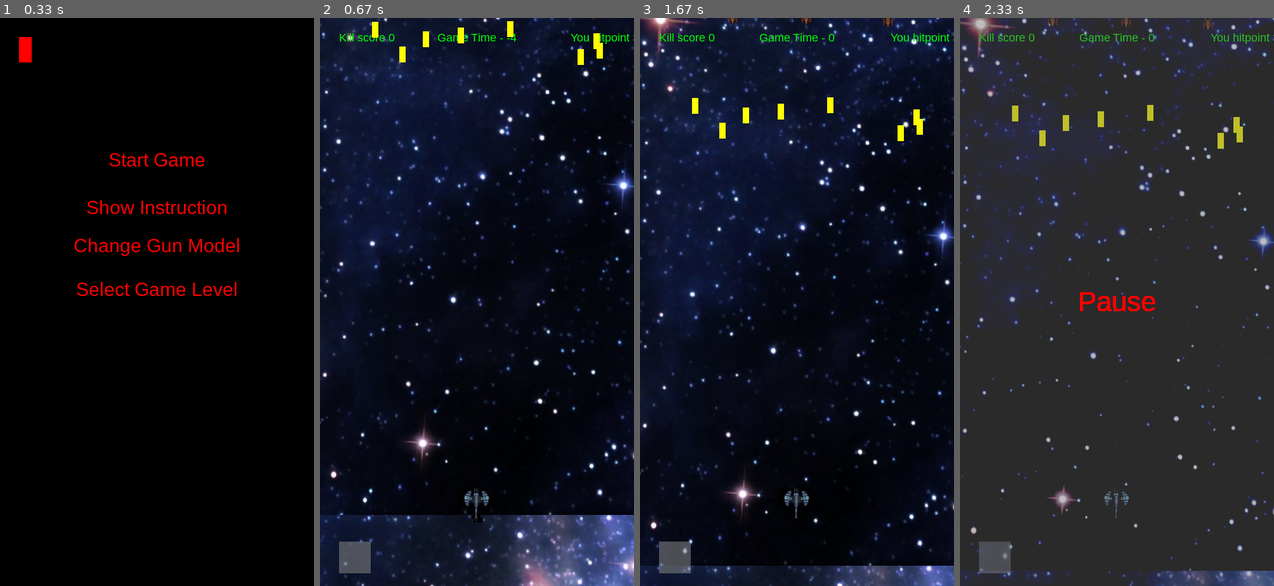
Above: before the commit, frames 1-4 (left to right).
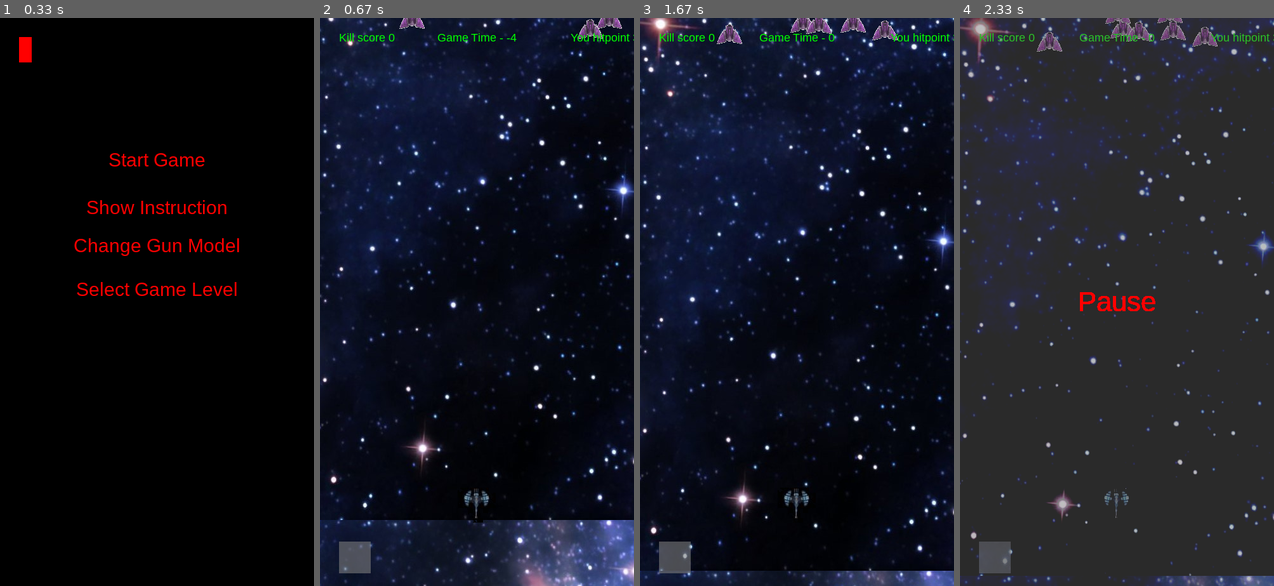
Above: after the commit, the same moments.

Repository: IlyaBulatau/shooter-pygame
Game: pygame game, started from main.py
Same seed, same stepped clock (60 frames per second), same inputs: the game is played once before the commit and once after it.
Inputs (mouse positions are in pixels of both pictures, inside the frame that each line leads up to):
- Up to frame 1 (0.33 s): no input
- Up to frame 2 (0.67 s): click "Start Game" at 0.38 s
- Up to frame 3 (1.67 s): click (674, 557) at 0.72 s; click "Select Game Level" at 1.05 s; click "Start Game" at 1.38 s
- Up to frame 4 (2.33 s): tap Q at 1.67 s; hold Right from 2 s (still down); tap Space at 2.07 s

Frame 1 is identical in both runs. In frame 2, 9.0% of the frame differs, in the area x 0-100%, y 0-100%; in frame 3, 9.4%; in frame 4, 7.6%.

Commit message:
refactoring

Diff:
--- a/constant.py
+++ b/constant.py
@@ -6,3 +6,4 @@
 BASE_DIR = pathlib.Path(__file__).parent
 path_to_image = BASE_DIR.joinpath('image')
 path_to_textfile_model_gan = pathlib.Path(__file__).parent.resolve().joinpath('model.txt')
+model_gun = ('gun.jpg', 'snake.png', 'gun2.jpg', 'gun3.png')
--- a/gan.py
+++ b/gan.py
@@ -3,6 +3,9 @@
 from constant import *
 
 class Shell(pygame.sprite.Sprite):
+    '''
+    Класс патрона пушки
+    '''
 
     def __init__(self, pos_x, pos_y):
         super().__init__()
@@ -18,6 +21,9 @@
             self.kill()
 
 class Gan(pygame.sprite.Sprite):
+    '''
+    Класс пушки
+    '''
 
     def __init__(self):
         super().__init__()
@@ -45,27 +51,8 @@
         shell = Shell(self.rect.centerx, self.rect.bottom)
         shell_sprite.add(shell)
 
-    def first_model(self):
+    def choice_model(self, num):
         '''
-        Выбирает название файла для смены пушки
+        Выбирает название файла для смены пушки 1
         '''
-
-        self.image = pygame.image.load(path_to_image.joinpath('gun.jpg'))
-
-    def second_model(self):
-        '''
-        Выбирает название файла для смены пушки
-        '''
-        self.image = pygame.image.load(path_to_image.joinpath('snake.png'))
-
-    def third_model(self):
-        '''
-        Выбирает название файла для смены пушки
-        '''
-        self.image = pygame.image.load(path_to_image.joinpath('gun2.jpg'))
-
-    def fourth_model(self):
-        '''
-        Выбирает название файла для смены пушки
-        '''
-        self.image = pygame.image.load(path_to_image.joinpath('gun3.png'))
+        self.image = pygame.image.load(path_to_image.joinpath(model_gun[num]))
--- a/main.py
+++ b/main.py
@@ -7,12 +7,12 @@
 from gan import Gan, Shell
 from mob import Mob
 from menu import Menu
+from pharmacy import Pharma
 
 #TODO
 # - первый уровень обычная игра
 # - второй меньше мобов, добавить мобов которые могут стрелять добавить аптечку
 #TODO - рендеринг
-
 
 pygame.init()
 class Manager:
@@ -33,31 +33,59 @@
         self.game_state = 'main' # состояние игры
         self.timer = pygame.time.get_ticks() # таймер отслеживания времени для увеличения скорости мобов
         self.font = pygame.font.SysFont('arial', 18)
-        self.level = 2
-
-
-    def show_menu_exit_button(self):
-        '''
-        Отображает кнопку для выхода в главное меню из игры
-        '''
-        surf = pygame.Surface((50, 50))
-        surf.fill((127, 127, 127))
-        surf.set_alpha(150)
-        rect = surf.get_rect()
-        rect.bottomleft = 30, H - 20
-        self.window.blit(surf, rect)
-        return rect
-
-    def up_speed_mobs(self, x, y):
-        '''
-        Увеличивает скорость мобов в пределах от х до у
-        '''
-        for mob in mobs_sprite:
-            mob.speed = random.randint(x, y)
+        self.level = 1
+
+    def game_controller(self):
+        '''
+        Высывает функции осуществляющие контроль за процессом игры:
+        - столкновение
+        - нажатие клавиш
+        - нажатие мыши
+        '''
+        self.game_loop()
+        self.checkout_kill_mobs()
+        self.collision_check_mobs_with_gun(mobs_sprite, gan)
+
+    def window_init(self):
+        '''
+        Функция рисует и передвигает все обьекты во время игры когда game_state = run
+        '''
+        self.new_image_for_mobs()
+        self.bg_run()
+        self.window.blit(self.image, self.rect)
+        self.window.blit(self.img2, self.rect2)
+        gan_sprite.draw(self.window)
+        mobs_sprite.draw(self.window)
+        shell_sprite.draw(self.window)
+        self.show_game_item()
+
+    def show_game_item(self):
+        '''
+        Вызывает функции отображающие текстовые обьекты игры
+        '''
+        self.show_menu_exit_button()
+        self.show_score()
+        self.show_hitpoint()
+        self.show_timer()
+
+    def update_sprite(self):
+        '''
+        Обновляет спрайты игры
+        '''
+        gan_sprite.update()
+        mobs_sprite.update()
+        shell_sprite.update()
+
+    def window_update(self):
+        '''
+        Обновляет все обьекты игры
+        '''
+        pygame.display.update()
+        self.clock.tick(FPS)
 
     def game_timer(self):
         '''
-        Функция увеличивает скорость мобов со временем игры
+        Функция таймер засекает время иргы и увеличивает скорость мобов со временем игры
         '''
         self.timer += 1
         if 500 < self.timer < 900:
@@ -73,13 +101,16 @@
         return self.timer
 
     def show_timer(self):
+        '''
+        Функция отображает таймер
+        '''
         font = self.font
         text = font.render(f'Game Time - {round(self.timer//30-4)}', 1, (0, 255, 0))
         rect = text.get_rect()
         rect.center = W//2, 30
         self.window.blit(text, rect)
 
-    def game_cycle(self):
+    def game_loop(self):
         '''
         цикл отслеживающий события
         '''
@@ -129,17 +160,83 @@
         '''
         Отвечает за выбор модели пушки при нажатии мышкой по ней
         '''
-        if menu.change_model()[0].collidepoint(event.pos) and self.game_state == 'change-model':
-            gan.first_model()
-
-        elif menu.change_model()[1].collidepoint(event.pos) and self.game_state == 'change-model':
-            gan.second_model()
-
-        elif menu.change_model()[2].collidepoint(event.pos) and self.game_state == 'change-model':
-            gan.third_model()
-
-        elif menu.change_model()[3].collidepoint(event.pos) and self.game_state == 'change-model':
-            gan.fourth_model()
+        for i in range(4):
+            if menu.change_model()[i].collidepoint(event.pos) and self.game_state == 'change-model':
+                gan.choice_model(i)
+
+    def new_game(self):
+        '''
+        Функция обновляет все характеристики для новой игры(скорость мобов, их появления, HP, счетчик киллов, и время)
+        '''
+        self.game_state = 'main' # статус игры изменяется для отправки на главное меню
+        self.score = 0 # счет становиться 0
+        self.hitpoint = 3 # обновляется ХП
+        self.timer = 120 # обнуляеться таймер
+        for mob in mobs_sprite: # обновляется позиция мобов
+            mob.rect.topleft = (random.randint(0, W - 40),
+                                 random.randint(-120, -60))
+        self.up_speed_mobs(9, 12) # при запуске новой игры если отсались мобы с прошлой их скорость скидывается
+
+    def collision_check_mobs_with_gun(self, mobs_sprite, gan):
+        '''
+        Отслеживает столкновение мобов с пушкой
+        '''
+        hits = pygame.sprite.spritecollide(gan, mobs_sprite, True)
+        for hit in hits:
+            self.hitpoint -= 1
+            if self.hitpoint < 1:
+                self.game_state = 'stop'
+            mob = Mob()
+            mobs_sprite.add(mob)
+
+    def checkout_kill_mobs(self):
+        '''
+        Отслеживает убийства мобов
+        '''
+        hits = pygame.sprite.groupcollide(mobs_sprite, shell_sprite, True, True)
+        for hit in hits:
+            self.score += 1
+            m = Mob()
+            mobs_sprite.add(m)
+        return self.score
+
+    def bg_run(self):
+        '''
+        Передвижение фона
+        '''
+        self.rect.bottom += 8
+        self.rect2.bottom += 8
+        if self.rect.top > H:
+            self.rect.center = W//2, 0 - H//2
+        if self.rect2.top > H:
+             self.rect2.center = W//2, 0 - H//2
+
+    def new_image_for_mobs(self):
+        '''
+        Меняет картинку мобов
+        '''
+        for mob in mobs_sprite:
+            mob.image = pygame.image.load(path_to_image.joinpath('ship.png'))
+            mob.image.set_colorkey((255, 255, 255))
+
+    def up_speed_mobs(self, x, y):
+        '''
+        Меняет скорость мобов в пределах от х до у
+        '''
+        for mob in mobs_sprite:
+            mob.speed = random.randint(x, y)
+
+    def show_menu_exit_button(self):
+        '''
+        Отображает кнопку для выхода в главное меню из игры
+        '''
+        surf = pygame.Surface((50, 50))
+        surf.fill((127, 127, 127))
+        surf.set_alpha(150)
+        rect = surf.get_rect()
+        rect.bottomleft = 30, H - 20
+        self.window.blit(surf, rect)
+        return rect
 
     def game_pause(self):
         '''
@@ -156,197 +253,104 @@
         self.window.blit(text, rect)
         pygame.display.flip()
 
-    def bg_run(self):
-        '''
-        Передвижение фона
-        '''
-        self.rect.bottom += 8
-        self.rect2.bottom += 8
-        if self.rect.top > H:
-            self.rect.center = W//2, 0 - H//2
-        if self.rect2.top > H:
-             self.rect2.center = W//2, 0 - H//2
-
-    def window_init(self):
-        '''
-        Функция рисует все обьекты во время игры когда game_state = run
-        '''
-        self.window.blit(self.image, self.rect)
-        self.window.blit(self.img2, self.rect2)
-        gan_sprite.draw(self.window)
-        mobs_sprite.draw(self.window)
-        shell_sprite.draw(self.window)
-        self.show_menu_exit_button()
-        self.show_score()
-        self.show_hitpoint()
-        self.show_timer()
-
-
-    def window_update(self):
-        pygame.display.update()
-        self.clock.tick(FPS)
-
-    def init_sprite(self):
-        '''
-        Отслеживает убийства мобов
-        '''
-        gan_sprite.update()
-        mobs_sprite.update()
-        shell_sprite.update()
-        self.game_over(mobs_sprite, gan)
-        hits = pygame.sprite.groupcollide(mobs_sprite, shell_sprite, True, True)
-        for hit in hits:
-            self.score += 1
-            m = Mob()
-            mobs_sprite.add(m)
-        return self.score
-
     def show_score(self):
+        '''
+        Выводит на экран счет
+        '''
         font = self.font
         show_text = font.render(f'Kill score {self.score}', 3, (0, 255, 0))
         rect_text = show_text.get_rect()
         rect_text.midleft = 30, 30
         self.window.blit(show_text, rect_text)
 
-    def game_over(self, mobs_sprite, gan):
-        '''
-        Отслеживает столкновение мобов с пушкой
-        '''
-        hits = pygame.sprite.spritecollide(gan, mobs_sprite, True)
-        for hit in hits:
-            self.hitpoint -= 1
-            if self.hitpoint < 1:
-                self.game_state = 'stop'
-            mob = Mob()
-            mobs_sprite.add(mob)
-
     def show_hitpoint(self):
+        '''
+        Выводит на экран количество жизней
+        '''
         font = self.font
         show_text = font.render(f'You hitpoint {self.hitpoint}', 3, (0, 255, 0))
         rect_text = show_text.get_rect()
         rect_text.midleft = W-100, 30
         self.window.blit(show_text, rect_text)
 
-    def new_game(self):
-        '''
-        Функция обновляет все характеристики для новой игры(скорость мобов, их появления, HP, счетчик киллов, и время)
-        '''
-        self.game_state = 'main' # статус игры изменяется для отправки на главное меню
-        self.score = 0 # счет становиться 0
-        self.hitpoint = 3 # обновляется ХП
-        self.timer = 120 # обнуляеться таймер
-        for mob in mobs_sprite: # обновляется позиция мобов
-            mob.rect.topleft = (random.randint(0, W - 40),
-                                 random.randint(-120, -60))
-        self.up_speed_mobs(9, 12) # при запуске новой игры если отсались мобы с прошлой их скорость скидывается
 
     def run_game(self):
         if self.game_state == 'run':
             if self.level == 1:
                 self.game_timer()
-                self.game_cycle()
+                self.game_controller()
                 self.window_init()
-                self.init_sprite()
-                self.bg_run()
+                self.update_sprite()
                 self.window_update()
             elif self.level == 2:
                 leve2.game_timer()
-                leve2.hit_the_mobs_shell_in_gan()
-                self.game_cycle()
+                leve2.game_and_collisions_controller()
                 leve2.window_init()
-                leve2.create_mobs_shell()
-                self.init_sprite()
-                self.bg_run()
+                leve2.update_sprite()
                 self.window_update()
             elif self.level == 3:
-                ...
+                self.level = 2
             elif self.level == 4:
-                ...
+                self.level = 2
         elif self.game_state == 'pause':
-            self.game_cycle()
+            self.game_loop()
             self.game_pause()
         elif self.game_state == 'main':
-            self.game_cycle()
-            menu.show_start_game()
-            menu.show_instruction()
-            menu.show_change_gun_model()
-            menu.show_level_select()
+            self.game_loop()
+            menu.menu_main_func()
             self.window_update()
         elif self.game_state == 'instruction':
-            self.game_cycle()
+            self.game_loop()
             menu.instructions()
             self.window_update()
         elif self.game_state == 'change-model':
-            self.game_cycle()
+            self.game_loop()
             menu.change_model()
             self.window_update()
         elif self.game_state == 'level-select':
-            self.game_cycle()
+            self.game_loop()
             menu.level_selected()
             self.window_update()
         elif self.game_state == 'stop': # если игра закончилась
             self.new_game()
 
 
-class LevelTwo():
-
+class LevelTwo:
+    '''
+    Класс 2 уровня игры
+    '''
     def __init__(self):
         self.image = pygame.image.load(path_to_image.joinpath('shiplevel2.png'))
 
-
-    def new_image(self):
-        '''
-        Меняет картинку мобов
-        '''
-        for mob in mobs_sprite:
-            mob.image = self.image
-
-    def create_mobs_shell(self):
-        '''
-        Рисует пули мобов
-        '''
-        for mob in mobs_sprite:
-            mob.shooting(manager.window)
-
-    def hit_the_mobs_shell_in_gan(self):
-        '''
-        Отслеживает попадания пулей мобов в пушку и отнимает жизнь если это произошло
-        '''
-        for mob in mobs_sprite:
-            if gan.rect.collidepoint(mob.rect_shell.center):
-                mob.rect_shell.topleft = mob.rect.bottomleft
-                manager.hitpoint -= 1
-            if manager.hitpoint < 1:
-                manager.game_state = 'stop'
+    def game_and_collisions_controller(self):
+        manager.game_controller()
+        self.collision_check_pharma_and_gun()
+        self.hit_the_mobs_shell_in_gan()
 
     def window_init(self):
         '''
         Функция рисует все обьекты во время игры когда game_state = run
         '''
+        manager.bg_run()
         manager.window.blit(manager.image, manager.rect)
         manager.window.blit(manager.img2, manager.rect2)
+        manager.window.blit(pharmacy.image, pharmacy.rect)
         gan_sprite.draw(manager.window)
         self.new_image()
+        self.create_mobs_shell()
         mobs_sprite.draw(manager.window)
         shell_sprite.draw(manager.window)
-        manager.show_menu_exit_button()
-        manager.show_score()
-        manager.show_hitpoint()
-        manager.show_timer()
-
-    def up_speed_mobs(self, x, y):
-        '''
-        Увеличивает скорость мобов в пределах от х до у
-        '''
-        for mob in mobs_sprite:
-            mob.speed = random.randint(x, y)
-
-    def mobs_move(self):
-        # TODO - сделать что бы мобы двигались по х оси
-        for mob in mobs_sprite:
-            if 0 < mob.rect.y < H:
-                mob.rect.x += random.randint(-2, 2)
-
+        manager.show_game_item()
+
+    def update_sprite(self):
+        '''
+        Обновляет обьекты игры
+        '''
+        gan_sprite.update()
+        mobs_sprite.update()
+        shell_sprite.update()
+        pharmacy.update()
+        manager.collision_check_mobs_with_gun(mobs_sprite, gan)
 
     def game_timer(self):
         '''
@@ -367,25 +371,65 @@
             self.up_speed_mobs(20, 23)
         return manager.timer
 
+    def collision_check_pharma_and_gun(self):
+        '''
+        отслеживает столкновение аптечки с пушкой
+        '''
+        if gan.rect.collidepoint(pharmacy.rect.center):
+            manager.hitpoint += 1
+            pharmacy.rect.center = (random.randint(100, W-100),
+                                random.randint(-2000, -1300))
+
+    def hit_the_mobs_shell_in_gan(self):
+        '''
+        Отслеживает попадания пулей мобов в пушку и отнимает жизнь если это произошло
+        '''
+        for mob in mobs_sprite:
+            if gan.rect.collidepoint(mob.rect_shell.center):
+                mob.rect_shell.topleft = mob.rect.bottomleft
+                manager.hitpoint -= 1
+            if manager.hitpoint < 1:
+                manager.game_state = 'stop'
+
+    def new_image(self):
+        '''
+        Меняет картинку мобов
+        '''
+        for mob in mobs_sprite:
+            mob.image = self.image
+
+    def create_mobs_shell(self):
+        '''
+        Рисует пули мобов
+        '''
+        for mob in mobs_sprite:
+            mob.shooting(manager.window)
+
+    def up_speed_mobs(self, x, y):
+        '''
+        Увеличивает скорость мобов в пределах от х до у
+        '''
+        for mob in mobs_sprite:
+            mob.speed = random.randint(x, y)
+            mob.shell_speed = random.randint(x+3, y+3)
+
 
 manager = Manager()
+gan = Gan()
+shell = Shell(gan.rect.centerx, gan.rect.bottom)
+menu = Menu(manager.window)
+pharmacy = Pharma()
+leve2 = LevelTwo()
 
 gan_sprite = pygame.sprite.Group()
-gan = Gan()
 gan_sprite.add(gan)
 
 mobs_sprite = pygame.sprite.Group()
-
 for _ in range(8):
     mob = Mob()
     mobs_sprite.add(mob)
 
-
-shell = Shell(gan.rect.centerx, gan.rect.bottom)
 shell_sprite = pygame.sprite.Group()
-
-menu = Menu(manager.window)
-leve2 = LevelTwo()
 
 def main():
 
--- a/menu.py
+++ b/menu.py
@@ -3,10 +3,22 @@
 from constant import *
 
 class Menu:
+    '''
+    Класс меню игры
+    '''
 
     def __init__(self, window):
         self.window = window
         self.font = pygame.font.SysFont('arial', 30)
+
+    def menu_main_func(self):
+            '''
+            Вызывает все нужные функции для отображения
+            '''
+            self.show_start_game()
+            self.show_instruction()
+            self.show_change_gun_model()
+            self.show_level_select()
 
     def buttom_back_menu(self):
         '''
--- a/mob.py
+++ b/mob.py
@@ -1,9 +1,13 @@
 import pygame
+
 import random
+
 from constant import W, H, path_to_image
 
 class Mob(pygame.sprite.Sprite):
-
+    '''
+    Класс мобов-противников
+    '''
     def __init__(self):
         super().__init__()
         self.image = pygame.image.load(path_to_image.joinpath('ship.png'))
--- /dev/null
+++ b/pharmacy.py
@@ -0,0 +1,25 @@
+import pygame
+
+from constant import W, H
+
+import random
+
+class Pharma(pygame.sprite.Sprite):
+    '''
+    Класс аптечки
+    '''
+
+    def __init__(self):
+        self.image = pygame.Surface((20, 20))
+        self.image.fill((0, 255, 123))
+        self.rect = self.image.get_rect()
+        self.rect.center = (random.randint(30, W-30),
+                            random.randint(-2000, -1300))
+        self.speed = 15
+
+    def update(self):
+        if self.rect.y < H:
+            self.rect.centery += self.speed
+        else:
+            self.rect.center = (random.randint(100, W-100),
+                                random.randint(-2000, -1300))
